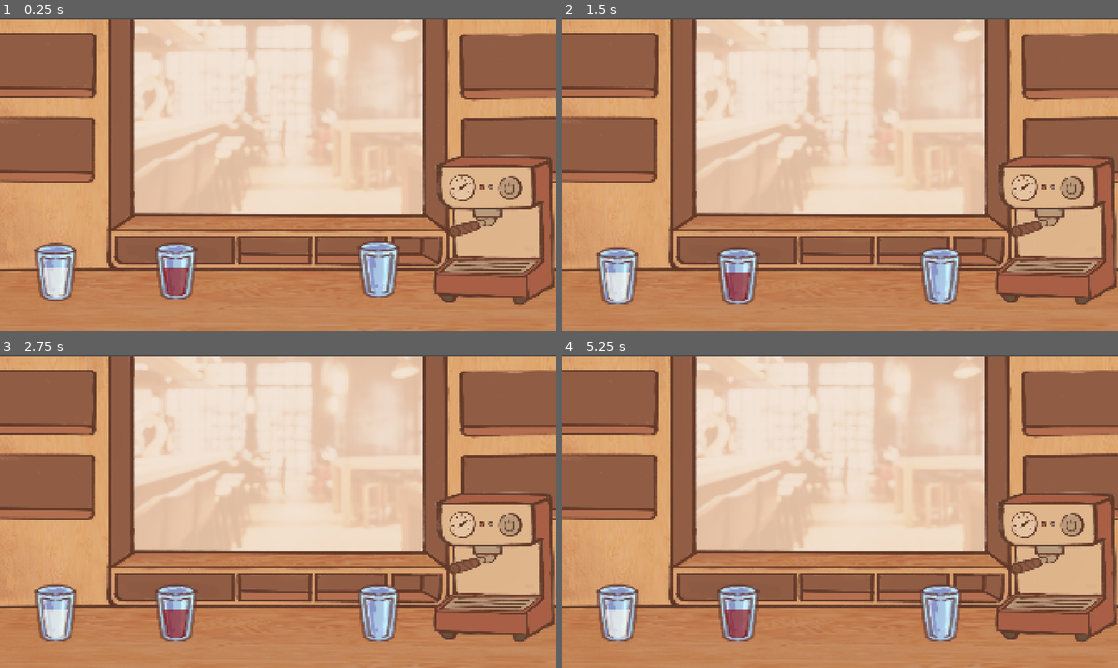
Above: before the commit, frames 1-4 (two rows, left to right).
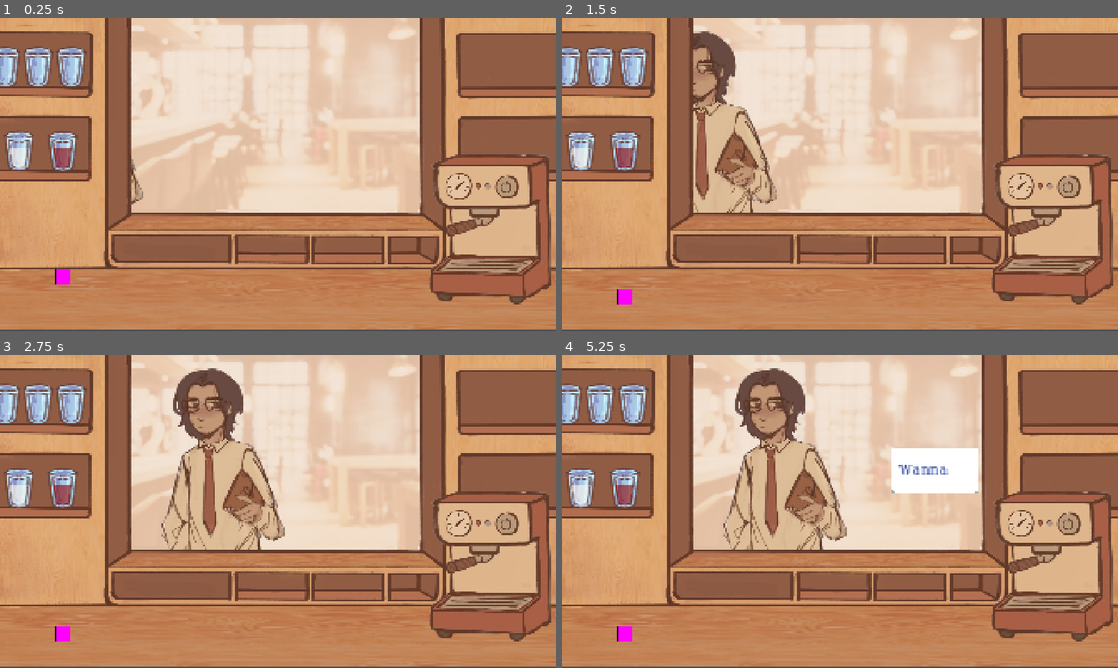
Above: after the commit, the same moments.

Repository: sanicatthedisco/brewing
Game: Godot game, scene res://main.tscn
Two runs of this game, one before a commit and one after it. Both use one fixed random seed, a clock stepped at 60 frames per second and the inputs below.
Inputs (mouse positions are in pixels of both pictures, inside the frame that each line leads up to):
- Up to frame 1 (0.25 s): no input
- Up to frame 2 (1.5 s): drag from (1045, 187) to (617, 230) at 0.52 s; drag from (728, 190) to (617, 230) at 1.27 s
- Up to frame 3 (2.75 s): move the mouse to (333, 442) at 2.02 s; hold Space (advance_dialog) from 2.03 s (still down); click (333, 442) at 2.17 s
- Up to frame 4 (5.25 s): release Space (advance_dialog) at 2.75 s; drag from (812, 574) to (617, 611) at 2.77 s; tap Enter at 3.5 s; move the mouse to (1006, 558) at 3.52 s; hold Space (advance_dialog) 3.53-4.25 s; click (1006, 558) at 3.67 s; drag from (673, 464) to (617, 580) at 4.27 s; move the mouse to (867, 511) at 5.02 s; hold Space (advance_dialog) from 5.03 s (still down); click (867, 511) at 5.17 s

The runs differ from the first frame. In frame 1, 20% of the frame differs, in the area x 0-100%, y 0-100%; in frame 2, 24%; in frame 3, 26%; in frame 4, 28%.

Commit message:
added garnishes

Diff:
--- a/Objects/Containers/Mug/Mug.tscn
+++ b/Objects/Containers/Glass/Glass.tscn
@@ -1,24 +1,25 @@
 [gd_scene format=3 uid="uid://bygno35u5nyh5"]
 
-[ext_resource type="PackedScene" uid="uid://bja0ul5y8rw5k" path="res://Objects/Containers/IngredientContainer.tscn" id="1_8lafr"]
-[ext_resource type="Script" uid="uid://cpkrdvcdriwvd" path="res://Objects/Containers/Mug/mug.gd" id="2_1bp4k"]
+[ext_resource type="PackedScene" uid="uid://bja0ul5y8rw5k" path="res://Objects/Primitives/IngredientContainer.tscn" id="1_8lafr"]
+[ext_resource type="Script" uid="uid://cpkrdvcdriwvd" path="res://Objects/Containers/Glass/glass.gd" id="2_td8cy"]
 [ext_resource type="Texture2D" uid="uid://bvktbpv4fxnok" path="res://Assets/Sprites/glass_mask.png" id="3_5y0h7"]
 [ext_resource type="Texture2D" uid="uid://0ap7sq4kyo1g" path="res://Assets/Sprites/glass.png" id="4_1bp4k"]
 
 [sub_resource type="RectangleShape2D" id="RectangleShape2D_8lafr"]
-size = Vector2(47, 174)
+size = Vector2(47, 99)
 
 [sub_resource type="RectangleShape2D" id="RectangleShape2D_jmhsy"]
-size = Vector2(147, 200)
+size = Vector2(106, 134)
 
 [sub_resource type="RectangleShape2D" id="RectangleShape2D_hieh1"]
-size = Vector2(177, 227)
+size = Vector2(108, 135)
 
-[node name="Mug" unique_id=1266183240 instance=ExtResource("1_8lafr")]
-script = ExtResource("2_1bp4k")
+[node name="Glass" unique_id=1266183240 instance=ExtResource("1_8lafr")]
+script = ExtResource("2_td8cy")
 
 [node name="Mask" parent="." index="0" unique_id=1087823141]
 clip_children = 1
+scale = Vector2(0.7, 0.7)
 texture = ExtResource("3_5y0h7")
 
 [node name="Liquid" parent="Mask" index="0" unique_id=911795064]
@@ -32,29 +33,33 @@
 offset_right = 76.0
 offset_bottom = 289.0
 
-[node name="Sprite2D" parent="." index="1" unique_id=1075338833]
+[node name="MainSprite" parent="." index="1" unique_id=1075338833]
+scale = Vector2(0.7, 0.7)
 texture = ExtResource("4_1bp4k")
 
 [node name="CollisionShape2D" parent="PourZone" parent_id_path=PackedInt32Array(806354122) index="0" unique_id=186712206]
-position = Vector2(0.5, -159)
+position = Vector2(1, -104)
 shape = SubResource("RectangleShape2D_8lafr")
 
 [node name="CollisionShape2D" parent="." index="3" unique_id=1592872759]
+position = Vector2(1, 2)
 shape = SubResource("RectangleShape2D_jmhsy")
 
 [node name="InteractionZone" parent="InteractionDetector" parent_id_path=PackedInt32Array(69867065) index="0" unique_id=805710803]
-position = Vector2(0.5, 1.5)
+position = Vector2(1, 2.5)
 shape = SubResource("RectangleShape2D_hieh1")
 
 [node name="Spout" parent="SpoutStuff" parent_id_path=PackedInt32Array(1172241664) index="0" unique_id=751968024]
-position = Vector2(0, -75)
+position = Vector2(0, -54)
 
 [node name="SpoutCollider" parent="SpoutStuff/Spout" index="0" unique_id=1708787041]
-position = Vector2(1, -37)
 debug_color = Color(0.9607843, 0, 0.5176471, 0.827451)
 
 [node name="SpoutPosLeft" parent="SpoutStuff" parent_id_path=PackedInt32Array(1172241664) index="1" unique_id=861350612]
-position = Vector2(-46, -74)
+position = Vector2(-38, -51)
 
 [node name="SpoutPosRight" parent="SpoutStuff" parent_id_path=PackedInt32Array(1172241664) index="2" unique_id=753664723]
-position = Vector2(47, -74)
+position = Vector2(39, -51)
+
+[node name="GarnishSite" parent="." index="7" unique_id=1844923448]
+position = Vector2(25, -57)
--- /dev/null
+++ b/Objects/Ingredients/Garnish/Garnish.tscn
@@ -0,0 +1,23 @@
+[gd_scene format=3 uid="uid://cqewiqo7um75c"]
+
+[ext_resource type="PackedScene" uid="uid://cmyi2np3k5aa4" path="res://Objects/Primitives/Draggable.tscn" id="1_06cnr"]
+[ext_resource type="Script" uid="uid://b6tfh6q7pbiru" path="res://Objects/Ingredients/Garnish/garnish.gd" id="2_62bbn"]
+
+[sub_resource type="PlaceholderTexture2D" id="PlaceholderTexture2D_62bbn"]
+size = Vector2(50, 50)
+
+[sub_resource type="RectangleShape2D" id="RectangleShape2D_06cnr"]
+size = Vector2(50, 49)
+
+[node name="Garnish" unique_id=804989589 instance=ExtResource("1_06cnr")]
+script = ExtResource("2_62bbn")
+
+[node name="Sprite2D" parent="." index="0" unique_id=1537178962]
+texture = SubResource("PlaceholderTexture2D_62bbn")
+
+[node name="PhysicsCollider" parent="." index="1" unique_id=1515525844]
+polygon = PackedVector2Array(24, -24, -24, -23, -25, 24, 26, 24)
+
+[node name="InteractionZone" parent="InteractionDetector" parent_id_path=PackedInt32Array(790295964) index="0" unique_id=1632809004]
+position = Vector2(1, -0.5)
+shape = SubResource("RectangleShape2D_06cnr")
--- /dev/null
+++ b/Objects/Ingredients/Garnish/garnish.gd
@@ -0,0 +1,9 @@
+class_name Garnish extends Draggable
+
+func _end_dragging():
+	for body in detector.get_overlapping_bodies():
+		if body is IngredientContainer:
+			body.apply_garnish(self)
+			dragging = false
+			return
+	super()
--- a/Objects/Machines/espresso_machine.gd
+++ b/Objects/Machines/espresso_machine.gd
@@ -13,6 +13,7 @@
 
 func _ready():
 	body_pressed.visible = false
+	stream.default_color = Ingredients.ESPRESSO.color
 
 func _process(delta):
 	if active and dispense_target != null:
--- a/Objects/Draggable/Draggable.tscn
+++ b/Objects/Primitives/Draggable.tscn
@@ -1,6 +1,6 @@
 [gd_scene format=3 uid="uid://cmyi2np3k5aa4"]
 
-[ext_resource type="Script" uid="uid://do8b4ofriswb8" path="res://Objects/Draggable/draggable.gd" id="1_yfv1d"]
+[ext_resource type="Script" uid="uid://do8b4ofriswb8" path="res://Objects/Primitives/draggable.gd" id="1_yfv1d"]
 [ext_resource type="Texture2D" uid="uid://bqes3a3mhg8bc" path="res://Assets/Sprites/flask.png" id="2_iyngx"]
 
 [sub_resource type="RectangleShape2D" id="RectangleShape2D_ueyfw"]
--- a/Objects/Containers/IngredientContainer.tscn
+++ b/Objects/Primitives/IngredientContainer.tscn
@@ -1,6 +1,6 @@
 [gd_scene format=3 uid="uid://bja0ul5y8rw5k"]
 
-[ext_resource type="Script" uid="uid://bxgsrealxfew" path="res://Objects/Containers/ingredient_container.gd" id="1_372x3"]
+[ext_resource type="Script" uid="uid://bxgsrealxfew" path="res://Objects/Primitives/ingredient_container.gd" id="1_372x3"]
 
 [sub_resource type="RectangleShape2D" id="RectangleShape2D_heqi2"]
 size = Vector2(141, 139)
@@ -33,7 +33,7 @@
 
 [node name="InternalStream" type="Line2D" parent="Mask" unique_id=1043421760]
 
-[node name="Sprite2D" type="Sprite2D" parent="." unique_id=1075338833]
+[node name="MainSprite" type="Sprite2D" parent="." unique_id=1075338833]
 clip_children = 2
 
 [node name="PourZone" type="Area2D" parent="." unique_id=806354122]
@@ -64,3 +64,5 @@
 [node name="SpoutPosLeft" type="Marker2D" parent="SpoutStuff" unique_id=861350612]
 
 [node name="SpoutPosRight" type="Marker2D" parent="SpoutStuff" unique_id=753664723]
+
+[node name="GarnishSite" type="Marker2D" parent="." unique_id=1844923448]
--- a/Objects/Ingredients/Pourable/Pourable.tscn
+++ b/Objects/Primitives/Pourable.tscn
@@ -1,13 +1,13 @@
 [gd_scene format=3 uid="uid://cqm6bwqwolnvf"]
 
-[ext_resource type="PackedScene" uid="uid://cmyi2np3k5aa4" path="res://Objects/Draggable/Draggable.tscn" id="1_base"]
-[ext_resource type="Script" uid="uid://dyohy1r1rfmx7" path="res://Objects/Ingredients/Pourable/pourable.gd" id="1_wy2w8"]
+[ext_resource type="PackedScene" uid="uid://cmyi2np3k5aa4" path="res://Objects/Primitives/Draggable.tscn" id="1_l42o8"]
+[ext_resource type="Script" uid="uid://dyohy1r1rfmx7" path="res://Objects/Primitives/pourable.gd" id="2_tpd0h"]
 
 [sub_resource type="CircleShape2D" id="CircleShape2D_ueyfw"]
 radius = 6.0
 
-[node name="Pourable" unique_id=804989589 instance=ExtResource("1_base")]
-script = ExtResource("1_wy2w8")
+[node name="Pourable" unique_id=804989589 instance=ExtResource("1_l42o8")]
+script = ExtResource("2_tpd0h")
 pour_angle = -90.0
 upright_angle = 0.0
 
--- a/Objects/Draggable/draggable.gd
+++ b/Objects/Primitives/draggable.gd
@@ -2,6 +2,8 @@
 extends RigidBody2D
 
 var dragging := false
+var _saved_layer := 0
+var _saved_mask := 0
 
 @onready var detector: Area2D = $InteractionDetector
 
@@ -30,8 +32,14 @@
 	# Must freeze rigidbody physics
 	dragging = true
 	freeze = true
+	_saved_layer = collision_layer
+	_saved_mask = collision_mask
+	collision_layer = 0      # nothing can hit me
+	collision_mask = 0       # I don't hit anything
 
 func _end_dragging():
+	collision_layer = _saved_layer
+	collision_mask = _saved_mask
 	# Reset physics properties
 	PhysicsServer2D.body_set_state(get_rid(), PhysicsServer2D.BODY_STATE_TRANSFORM, transform)
 	PhysicsServer2D.body_set_state(get_rid(), PhysicsServer2D.BODY_STATE_LINEAR_VELOCITY, Vector2.ZERO)
--- a/Objects/Containers/ingredient_container.gd
+++ b/Objects/Primitives/ingredient_container.gd
@@ -13,6 +13,8 @@
 var fill := 0.0
 @export var starting_fill: float
 @export var starting_ingredient: String
+
+var garnish = null
 
 func _ready():
 	super()
@@ -96,7 +98,11 @@
 	return mask.to_global(mask.get_rect().position).y + 20
 #endregion
 
-# ingredient_container.gd
+func apply_garnish(p_garnish: Garnish):
+	garnish = p_garnish
+	garnish.reparent(self)
+	garnish.position = $GarnishSite.position
+
 func get_global_x_range() -> Vector2:
 	var r := mask.get_rect()                       # local, already accounts for centering
 	var left := mask.to_global(r.position).x
--- a/Objects/table.gd
+++ b/Objects/table.gd
@@ -10,8 +10,3 @@
 func _ready():
 	rim.a.x = -width/2
 	rim.b.x = width/2
-
-func _draw():
-	if Engine.is_editor_hint():
-		draw_set_transform_matrix(collider.transform)
-		draw_line(Vector2(-width/2, position.y), Vector2(width/2, position.y), Color.BLACK, 4.0)
--- a/main.tscn
+++ b/main.tscn
@@ -2,26 +2,16 @@
 
 [ext_resource type="PackedScene" uid="uid://chxk2ct451rqe" path="res://Objects/Table.tscn" id="1_0xm2m"]
 [ext_resource type="PackedScene" uid="uid://bqepkful3ipox" path="res://Objects/Machines/EspressoMachine.tscn" id="1_7mycd"]
-[ext_resource type="PackedScene" uid="uid://bygno35u5nyh5" path="res://Objects/Containers/Mug/Mug.tscn" id="4_1bvp3"]
+[ext_resource type="PackedScene" uid="uid://bygno35u5nyh5" path="res://Objects/Containers/Glass/Glass.tscn" id="4_1bvp3"]
 [ext_resource type="Texture2D" uid="uid://dfq1i8k4reyxm" path="res://Assets/Sprites/workspace_background.png" id="5_7mycd"]
+[ext_resource type="PackedScene" uid="uid://f6q3hscdopp7" path="res://testing/test_character.tscn" id="6_7mycd"]
 [ext_resource type="Texture2D" uid="uid://cei8e0m5y0gmn" path="res://Assets/Sprites/cafe_backdrop.png" id="6_272bh"]
+[ext_resource type="PackedScene" uid="uid://cqewiqo7um75c" path="res://Objects/Ingredients/Garnish/Garnish.tscn" id="7_272bh"]
 
 [node name="Main" type="Node2D" unique_id=1694163084]
 
-[node name="Mug3" parent="." unique_id=1266183240 instance=ExtResource("4_1bvp3")]
-position = Vector2(192, 846)
-capacity = 12.0
-starting_fill = 6.0
-starting_ingredient = "Milk"
-
 [node name="EspressoMachine" parent="." unique_id=1054846614 instance=ExtResource("1_7mycd")]
 position = Vector2(1706.0001, 732.00006)
-
-[node name="Mug2" parent="." unique_id=1679779724 instance=ExtResource("4_1bvp3")]
-position = Vector2(607, 843)
-capacity = 12.0
-starting_fill = 6.0
-starting_ingredient = "Blood"
 
 [node name="Background" type="Node2D" parent="." unique_id=1552619822]
 z_index = -4
@@ -41,18 +31,53 @@
 texture = ExtResource("6_272bh")
 metadata/_edit_lock_ = true
 
-[node name="Table" parent="." unique_id=1590663467 instance=ExtResource("1_0xm2m")]
+[node name="Surfaces" type="Node2D" parent="." unique_id=1394636145]
+
+[node name="Table" parent="Surfaces" unique_id=1590663467 instance=ExtResource("1_0xm2m")]
 position = Vector2(928, 988)
-width = 5000.0
+width = 2000.0
 
-[node name="ServingMat" parent="." unique_id=1103273095 instance=ExtResource("1_0xm2m")]
+[node name="ServingMat" parent="Surfaces" unique_id=1103273095 instance=ExtResource("1_0xm2m")]
 position = Vector2(1367, 711)
 width = 200.0
 
-[node name="Shelf1" parent="." unique_id=783082087 instance=ExtResource("1_0xm2m")]
+[node name="Shelf1" parent="Surfaces" unique_id=783082087 instance=ExtResource("1_0xm2m")]
 position = Vector2(105, 530)
-width = 40.0
+width = 425.0
 
-[node name="Mug" parent="." unique_id=1898041628 instance=ExtResource("4_1bvp3")]
-position = Vector2(1307, 836)
+[node name="Shelf2" parent="Surfaces" unique_id=808925479 instance=ExtResource("1_0xm2m")]
+position = Vector2(114, 240)
+width = 425.0
+
+[node name="Cups" type="Node2D" parent="." unique_id=196977630]
+
+[node name="Glass2" parent="Cups" unique_id=1679779724 instance=ExtResource("4_1bvp3")]
+position = Vector2(227, 439)
 capacity = 12.0
+starting_fill = 6.0
+starting_ingredient = "Blood"
+
+[node name="Glass" parent="Cups" unique_id=1898041628 instance=ExtResource("4_1bvp3")]
+position = Vector2(256, 159)
+capacity = 12.0
+
+[node name="Glass5" parent="Cups" unique_id=1266183240 instance=ExtResource("4_1bvp3")]
+position = Vector2(142, 159)
+capacity = 12.0
+
+[node name="Glass4" parent="Cups" unique_id=480004750 instance=ExtResource("4_1bvp3")]
+position = Vector2(29, 159)
+capacity = 12.0
+
+[node name="Glass3" parent="Cups" unique_id=1081548931 instance=ExtResource("4_1bvp3")]
+position = Vector2(76, 432)
+capacity = 12.0
+starting_fill = 6.0
+starting_ingredient = "Milk"
+
+[node name="CharacterBody2D" parent="." unique_id=1050556539 instance=ExtResource("6_7mycd")]
+z_index = -5
+position = Vector2(-137, -69)
+
+[node name="Garnish" parent="." unique_id=804989589 instance=ExtResource("7_272bh")]
+position = Vector2(228, 867)
--- a/testing/test_character.tscn
+++ b/testing/test_character.tscn
@@ -54,7 +54,8 @@
 size = Vector2(412, 916)
 
 [node name="CharacterBody2D" type="CharacterBody2D" unique_id=1050556539]
-collision_mask = 3
+collision_layer = 2
+collision_mask = 2
 script = SubResource("GDScript_4fqcr")
 
 [node name="AnimatedSprite2D" type="AnimatedSprite2D" parent="." unique_id=427216875]
Renamed: Objects/Containers/Mug/mug.gd -> Objects/Containers/Glass/glass.gd
Renamed: Objects/Containers/Mug/mug.gd.uid -> Objects/Containers/Glass/glass.gd.uid
Not shown, added: Objects/Ingredients/Garnish/garnish.gd.uid
Renamed: Objects/Draggable/draggable.gd.uid -> Objects/Primitives/draggable.gd.uid
Renamed: Objects/Containers/ingredient_container.gd.uid -> Objects/Primitives/ingredient_container.gd.uid
Renamed: Objects/Ingredients/Pourable/pourable.gd -> Objects/Primitives/pourable.gd
Renamed: Objects/Ingredients/Pourable/pourable.gd.uid -> Objects/Primitives/pourable.gd.uid
